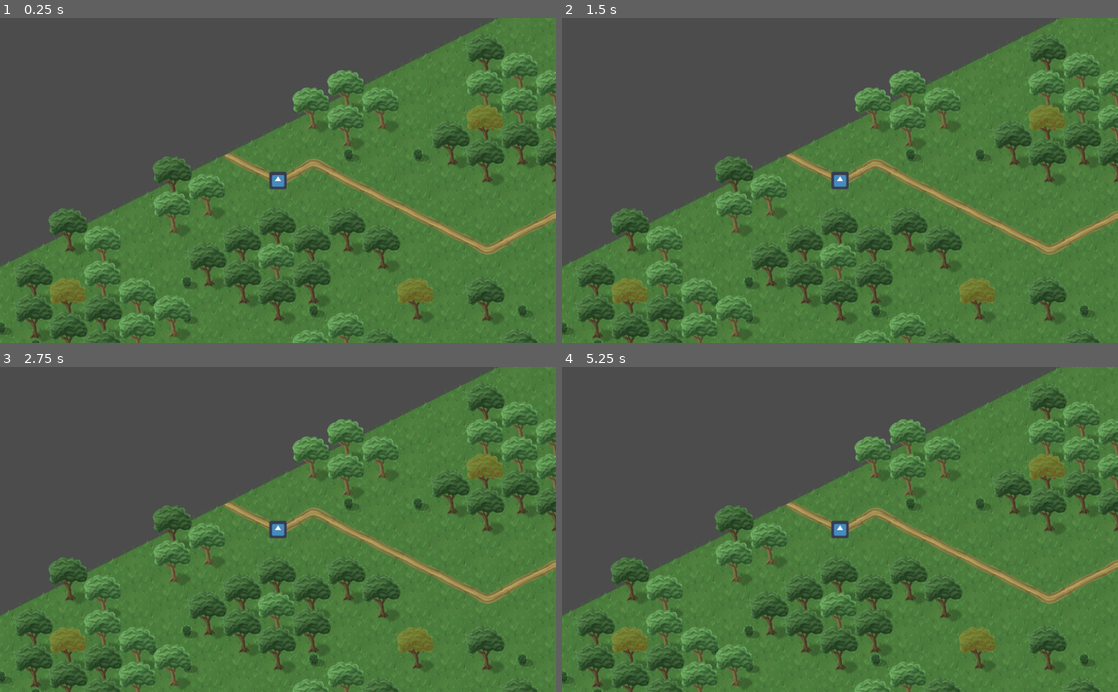
Above: before the commit, frames 1-4 (two rows, left to right).
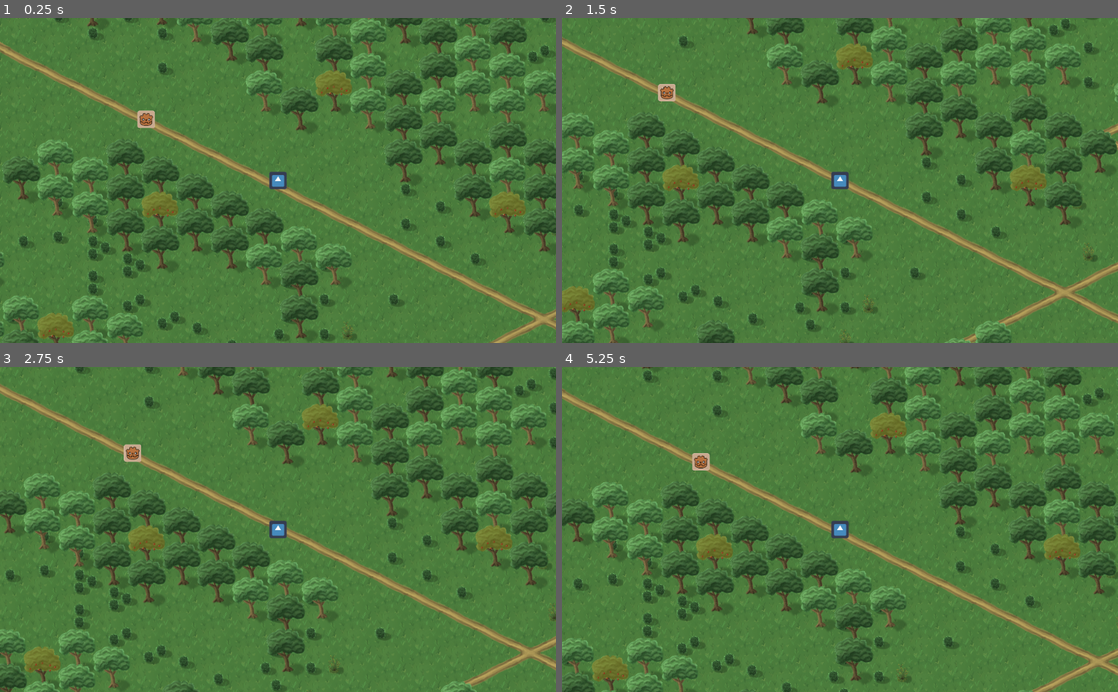
Above: after the commit, the same moments.

Repository: drxwat/goblins-game-gd
Game: Godot game, scene res://global_map.tscn
Two runs of this game, one before a commit and one after it. Both use one fixed random seed, a clock stepped at 60 frames per second and the inputs below. The engine's default icon, where the game draws it, is replaced by a stand-in: a white triangle on a blue panel in a dark square.
Inputs (mouse positions are in pixels of both pictures, inside the frame that each line leads up to):
- Up to frame 1 (0.25 s): no input
- Up to frame 2 (1.5 s): tap Enter at 0.5 s; move the mouse to (962, 164) at 0.52 s; click (962, 164) at 0.67 s; move the mouse to (728, 196) at 1.27 s; click (728, 196) at 1.42 s
- Up to frame 3 (2.75 s): move the mouse to (333, 458) at 2.02 s; click (333, 458) at 2.17 s
- Up to frame 4 (5.25 s): move the mouse to (812, 594) at 2.77 s; click (812, 594) at 2.92 s; move the mouse to (1006, 578) at 3.52 s; click (1006, 578) at 3.67 s; move the mouse to (673, 480) at 4.27 s; click (673, 480) at 4.42 s; move the mouse to (867, 529) at 5.02 s; click (867, 529) at 5.17 s

The runs differ from the first frame. In frame 1, 57% of the frame differs, in the area x 0-100%, y 0-100%; in frame 2, 57%; in frame 3, 56%; in frame 4, 59%.
Error in both runs: Trying to assign value of type 'Node2D' to a variable of type 'TileMap'. (res://scripts/root.gd:5)

Commit message:
unit inheritance & enemy zone of controll

Diff:
--- a/global_map.tscn
+++ b/global_map.tscn
@@ -9,7 +9,7 @@
 [ext_resource path="res://tilesets/decorations_w.tres" type="TileSet" id=8]
 [ext_resource path="res://tilesets/decorations_e.tres" type="TileSet" id=9]
 [ext_resource path="res://tilesets/decorations_n.tres" type="TileSet" id=10]
-[ext_resource path="res://scene_objects/Unit.tscn" type="PackedScene" id=11]
+[ext_resource path="res://scene_objects/Enemy.tscn" type="PackedScene" id=11]
 
 [node name="Root" type="Node2D"]
 script = ExtResource( 5 )
@@ -97,9 +97,10 @@
 
 [node name="Units" type="Node2D" parent="."]
 
-[node name="Unit" parent="Units" instance=ExtResource( 11 )]
-position = Vector2( -759.333, -345.859 )
+[node name="Enemy" parent="Units" instance=ExtResource( 11 )]
+position = Vector2( -1850.88, -868.143 )
 base_speed = 600.0
+_aim_node_path = NodePath("../../Player")
 
 [node name="Player" parent="." instance=ExtResource( 4 )]
-position = Vector2( -3458.58, -1282.23 )
+position = Vector2( -1365.4, -642.721 )
--- a/scene_objects/Unit.tscn
+++ b/scene_objects/Enemy.tscn
@@ -1,18 +1,19 @@
 [gd_scene load_steps=4 format=2]
 
 [ext_resource path="res://unit_icon.png" type="Texture" id=1]
-[ext_resource path="res://scripts/unit.gd" type="Script" id=2]
+[ext_resource path="res://scripts/units/enemy.gd" type="Script" id=2]
 
 [sub_resource type="CircleShape2D" id=1]
 radius = 350.0
 
-[node name="Unit" type="Node2D"]
+[node name="Enemy" type="Node2D"]
 script = ExtResource( 2 )
 
 [node name="Sprite" type="Sprite" parent="."]
 texture = ExtResource( 1 )
 
 [node name="Area2D" type="Area2D" parent="."]
+collision_layer = 2
 
 [node name="CollisionShape2D" type="CollisionShape2D" parent="Area2D"]
 shape = SubResource( 1 )
--- a/scene_objects/Player.tscn
+++ b/scene_objects/Player.tscn
@@ -1,7 +1,10 @@
-[gd_scene load_steps=3 format=2]
+[gd_scene load_steps=4 format=2]
 
-[ext_resource path="res://scripts/unit.gd" type="Script" id=1]
+[ext_resource path="res://scripts/units/player.gd" type="Script" id=1]
 [ext_resource path="res://icon.png" type="Texture" id=2]
+
+[sub_resource type="CircleShape2D" id=1]
+radius = 35.0
 
 [node name="Player" type="Node2D"]
 position = Vector2( -3514.47, -1330.27 )
@@ -13,3 +16,9 @@
 [node name="Camera2D" type="Camera2D" parent="."]
 current = true
 zoom = Vector2( 2, 2 )
+
+[node name="KinematicBody2D" type="KinematicBody2D" parent="."]
+collision_mask = 2
+
+[node name="CollisionShape2D" type="CollisionShape2D" parent="KinematicBody2D"]
+shape = SubResource( 1 )
--- a/scripts/constantst.gd
+++ b/scripts/constantst.gd
@@ -4,4 +4,4 @@
 
 const SCENE_OBJ_PATH = "res://scene_objects/"
 
-const UNIT_SCENE_PATH = SCENE_OBJ_PATH + "Unit.tscn"
+const ENEMY_SCENE_PATH = SCENE_OBJ_PATH + "Enemy.tscn"
--- a/scripts/root.gd
+++ b/scripts/root.gd
@@ -6,21 +6,16 @@
 onready var line: Line2D = get_node("Line2D")
 onready var units_parent = get_node("Units");
 
-onready var unit_class := load(Constants.UNIT_SCENE_PATH)
+onready var enemy_class := load(Constants.ENEMY_SCENE_PATH)
 
 # Called when the node enters the scene tree for the first time.
 func _ready():
-	var enemy: Node2D = unit_class.instance()
+	var enemy: Node2D = enemy_class.instance()
 	units_parent.add_child(enemy)
-	enemy.position = Vector2(500, 2000)
+	enemy.position = Vector2(0, 0)
 	enemy.base_speed = enemy.base_speed / 1.5
+	enemy._aim = player
 	set_process(true)
-
-
-func _process(delta):
-	if (units_parent.get_child_count() > 0):
-		for enemy in units_parent.get_children():
-			move_unit_to(enemy, player.global_position)
 
 
 func _unhandled_input(event: InputEvent):
@@ -29,33 +24,4 @@
 	if event.button_index != BUTTON_LEFT or not event.pressed:
 		return
 
-	move_unit_to(player, get_global_mouse_position(), true)
-
-
-func move_unit_to(unit: Node2D, target: Vector2, draw_line := false) -> void:
-	var path = tile_map.get_map_path(
-		unit.global_position,
-		target
-		)
-
-	# Path post processing
-	path = _move_path_point_to_tile_borders(path)
-	if (tile_map.is_point_inside_map(target)):
-		if (path.size() == 0):
-			path = PoolVector2Array([target])
-		else:
-			path[-1] = target
-
-	if (draw_line):
-		line.points = path
-
-	unit.set_path(path, tile_map.get_path_weights(path))
-
-
-# Adjusts path points from the center of the tile to it's border towards next tile
-# It forces terrain weight to affect only within the tile
-func _move_path_point_to_tile_borders(path: PoolVector2Array) -> PoolVector2Array:
-	var new_path = []
-	for i in range(1, path.size()):
-		new_path.append(path[i - 1].linear_interpolate(path[i], 0.5))
-	return PoolVector2Array(new_path)
+	player.set_target(get_global_mouse_position())
--- /dev/null
+++ b/scripts/units/enemy.gd
@@ -0,0 +1,30 @@
+extends "./unit.gd"
+
+export (NodePath) var _aim_node_path
+
+var _aim: Node2D
+var _follow_aim: bool = false
+
+
+func _on_ready():
+	if _aim_node_path:
+		_aim = get_node(_aim_node_path)
+	._on_ready()
+
+
+func _on_process(delta):
+	if _aim and _follow_aim:
+		set_target(_aim.global_position)
+	._on_process(delta)
+
+
+func _on_Area2D_body_entered(_body):
+	_follow_aim = true
+	set_process(true)
+	pass # Replace with function body.
+
+
+func _on_Area2D_body_exited(_body):
+	_follow_aim = false
+	set_process(false)
+	pass # Replace with function body.
--- /dev/null
+++ b/scripts/units/player.gd
@@ -0,0 +1 @@
+extends "./unit.gd"
--- a/scripts/unit.gd
+++ b/scripts/units/unit.gd
@@ -1,10 +1,11 @@
+#
+# Base class for all units
+# Implements movement to target
+#
 extends Node2D
 
 export (float) var base_speed  := 800.0
-export (NodePath) var _aim_node_path
 
-var _aim: Node2D
-var _follow_aim: bool = false
 var _target: Vector2 setget set_target
 var _path := PoolVector2Array()
 var _path_weights := PoolRealArray()
@@ -13,18 +14,24 @@
 
 
 func _ready():
-	if (_aim_node_path):
-		_aim = get_node(_aim_node_path)
+	_on_ready()
+
+
+func _process(delta):
+	_on_process(delta)
+
+
+func _on_ready():
 	set_process(false)
 
 
-func _process(delta):
+func _on_process(delta):
 	move_along_path(delta)
 
 
 # Sets target Vector2 point to go to
 func set_target(value: Vector2):
-	if (_target and _target == value):
+	if _target and _target == value:
 		return
 	_target = value
 	var path = tile_map.get_map_path(
@@ -34,7 +41,7 @@
 
 	# Path post processing
 	path = _move_path_point_to_tile_borders(path)
-	if (tile_map.is_point_inside_map(_target)):
+	if tile_map.is_point_inside_map(_target):
 		if (path.size() == 0):
 			path = PoolVector2Array([_target])
 		else:
@@ -81,15 +88,3 @@
 	for i in range(1, path.size()):
 		new_path.append(path[i - 1].linear_interpolate(path[i], 0.5))
 	return PoolVector2Array(new_path)
-
-
-func _on_Area2D_body_entered(_body):
-	_follow_aim = true
-	set_process(true)
-	pass # Replace with function body.
-
-
-func _on_Area2D_body_exited(_body):
-	_follow_aim = false
-	set_process(false)
-	pass # Replace with function body.
